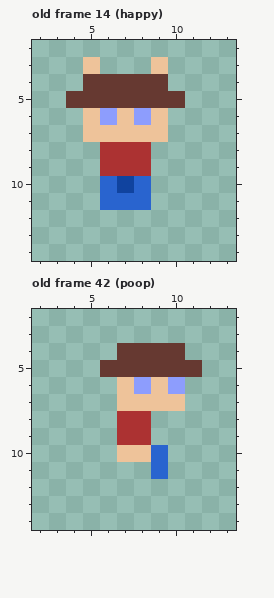
Pixel-art file, stored at static/assets/aseprite/player/player.aseprite. Above: the version before the commit.
16x16 pixels, 47 frames. Shown: old frame 14 (happy): x 2..13, y 2..14; old frame 42 (poop): x 2..13, y 2..14. The commit also changed other frames, which this record leaves out.
Once edited:
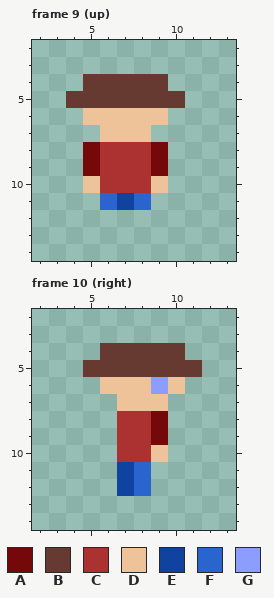
Palette (. is transparent): A #750808  B #663931  C #ac3232  D #eec39a  E #10439f  F #2964cf  G #8d9dfd
A new or re-ordered frame is compared with the old frame closest to it.
Change:
frames 47 -> 53
Frame 9 (up) is new; against old frame 14 (happy):
The edit adds colour A in rows 8 to 9 at x 5 and 9.
Colour E gives way to colour C in row 10 at x 7.
Colour F gives way to colour C in row 10 at x 6 and 8.
The edit adds colour D in row 10 at x 5 and 9.
Colour G gives way to colour D in row 6 at x 6 and 8.
Colour F gives way to colour E in row 11 at x 7.
The edit erases colour D in row 3 at x 5 and 9; in row 7 at x 5 and 9.
Frame 10 (right) is new; against old frame 42 (poop):
The edit adds colour A in rows 8 to 9 at x 9.
The edit adds colour B in row 4 at x 6; in row 5 at x 5.
Colour D gives way to colour C in row 10 at x 7 to 8.
The edit adds colour D in row 6 at x 6.
Colour F gives way to colour D in row 10 at x 9.
Colour G gives way to colour D in row 6 at x 8 and 10.
The edit adds colour E in rows 11 to 12 at x 7.
The edit adds colour F in rows 11 to 12 at x 8.
Colour D gives way to colour G in row 6 at x 9.
The edit erases colour D in row 7 at x 10.
The edit erases colour F in row 11 at x 9.
Boxes around the changes in both pictures, in picture pixels (x1, y1, x2, y2):
changed: (83, 57, 168, 210)
changed: (83, 343, 185, 496)
